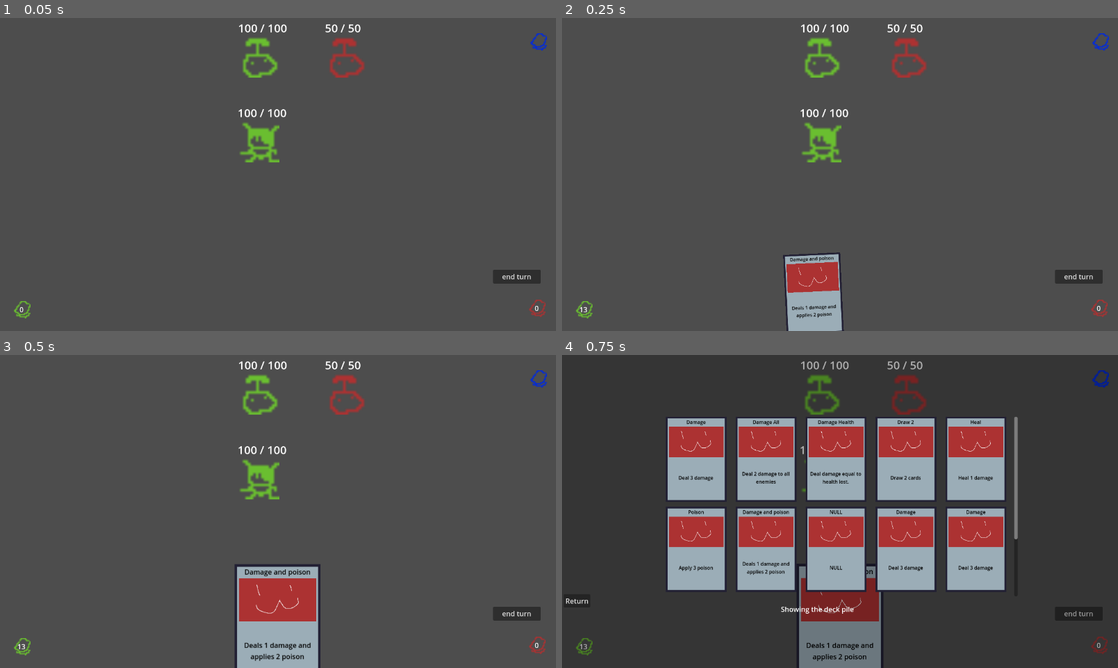
Above: before the commit, frames 1-4 (two rows, left to right).
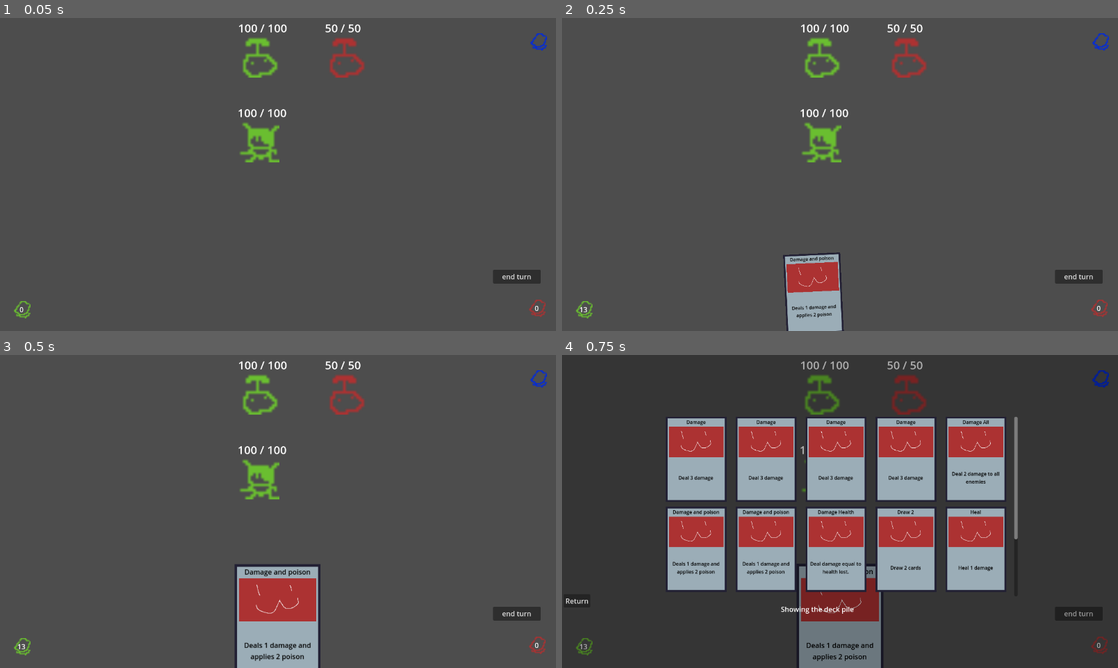
Above: after the commit, the same moments.

Repository: Saplings-Projects/1M_sub
Game: Godot game, scene res://#Scenes/TestingScene.tscn
Same seed, same stepped clock (60 frames per second), same inputs: the game is played once before the commit and once after it.
Inputs (mouse positions are in pixels of both pictures, inside the frame that each line leads up to):
- Up to frame 1 (0.05 s): no input
- Up to frame 2 (0.25 s): no input
- Up to frame 3 (0.5 s): no input
- Up to frame 4 (0.75 s): click (1101, 380) at 0.5 s

Frames 1-3 are identical in both runs. In frame 4, 1.3% of the frame differs, in the area x 19-79%, y 20-71%.

Commit message:
Addressed review feedback from Turtyo

Diff:
--- a/Tests/test_pile_ui.gd
+++ b/Tests/test_pile_ui.gd
@@ -6,11 +6,11 @@
 var _card_container: CardContainer = null
 var _card_scroll: Control = null
 
-const SCROLL_CONTAINER = 2
-const GRID_CONTAINER = 0
+const SCROLL_CONTAINER_INDEX: int = 2
+const GRID_CONTAINER_INDEX: int = 0
 
 
-func before_all():
+func before_each():
 	_card_container = _card_container_scene.instantiate()
 	_card_scroll = _card_container_scroll_scene.instantiate()
 
@@ -29,12 +29,14 @@
 
 	_card_scroll.deck_pile = _card_container.default_deck.duplicate()
 
+func after_each():
+	queue_free()
 
 func test_populate():
 
 	_card_scroll.populate("DeckPile")
 
 	var cards_in_pile: int = len(_card_scroll.deck_pile)
-	var grid: GridContainer = _card_scroll.get_child(SCROLL_CONTAINER).get_child(GRID_CONTAINER)
+	var grid: GridContainer = _card_scroll.get_child(SCROLL_CONTAINER_INDEX).get_child(GRID_CONTAINER_INDEX)
 
 	assert_eq(cards_in_pile, grid.get_child_count())
--- a/UI/CardPileUISetter.gd
+++ b/UI/CardPileUISetter.gd
@@ -24,7 +24,8 @@
 	return CardManager.card_container.get_draw_pile_size()
 
 func _pressed() -> void:
+	var parent: Control = $".."
+	var uiPile: Control = cardUI.instantiate()
 
-	var uiPile = cardUI.instantiate()
 	uiPile.populate(get_name())
-	$"..".add_child(uiPile)
+	parent.add_child(uiPile)
--- a/UI/CardScrollUI.gd
+++ b/UI/CardScrollUI.gd
@@ -37,7 +37,7 @@
 			cards_to_display = deck_pile
 			$Label.text = "Showing the deck pile"
 
-	cards_to_display.sort()
+	cards_to_display.sort_custom(card_sort_by_title)
 
 	for card: CardBase in cards_to_display:
 
@@ -52,3 +52,8 @@
 		$ScrollContainer/GridContainer.add_child(cardworld)
 
 		cardworld.init_card(card)
+
+func card_sort_by_title(card_A: CardBase, card_B: CardBase) -> bool:
+	if card_A.card_title.to_lower() < card_B.card_title.to_lower():
+		return true
+	return false
